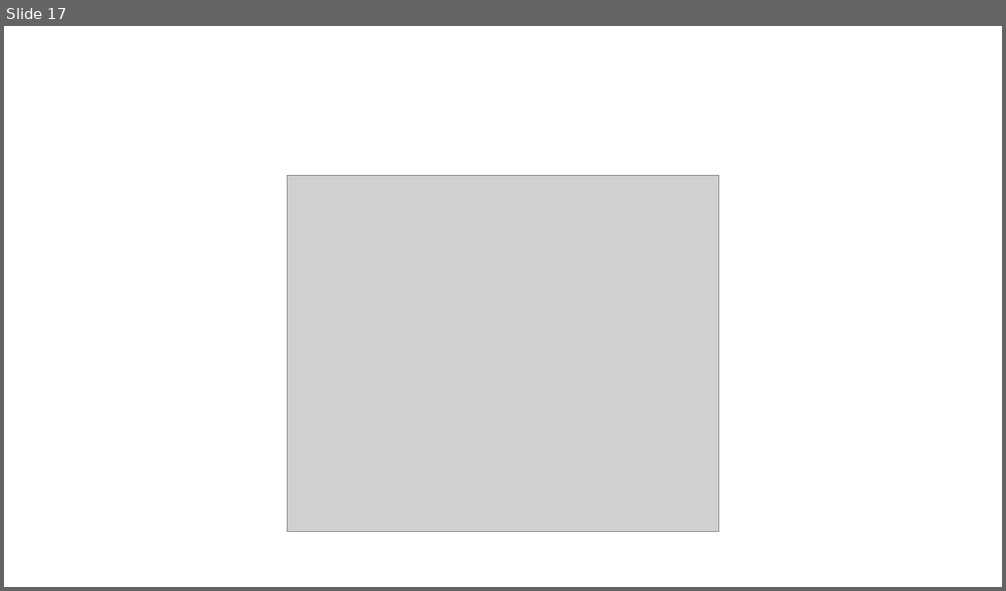
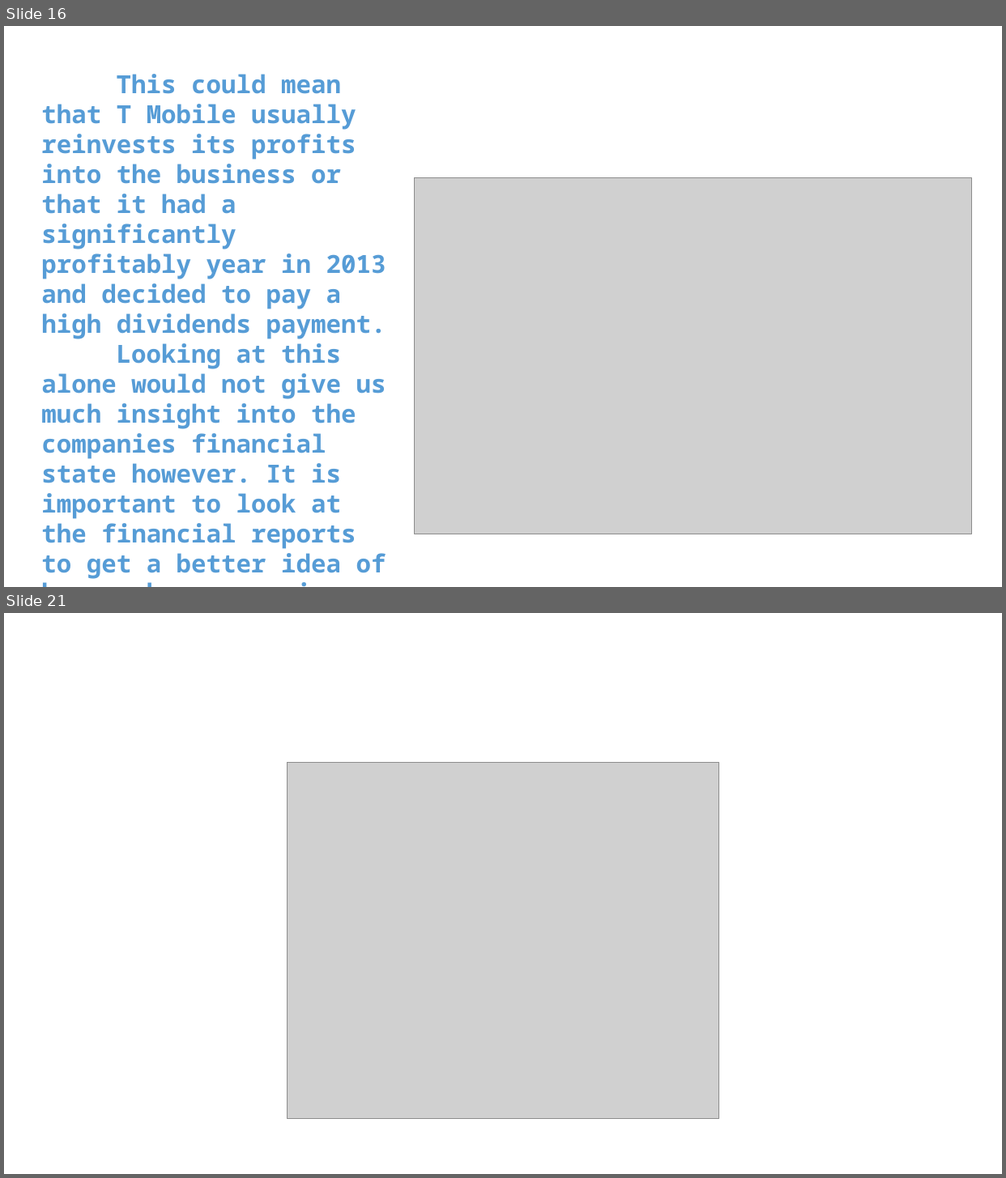
Before and after one commit to mssubaiti/Project1_Group1, a slide deck: presentation.pptx. Shown one above the other, each under a label of ours: slide 17 before the commit, slides 16 and 21 after it; the slides between them are not shown. The pictures are 1006x591 and 1006x1178 pixels, drawn with LibreOffice and Linux fonts; fonts in the diff are those of the drawing; grey boxes stand for pictures. Boxes give left, top, right and bottom in pixels: in the first picture for what was removed or moved away, otherwise in the second. Text is boxed around its words. In the diff, an @@ line names an element or a change of style, - is before the commit and + after.

```diff
--- a/presentation.pptx
+++ b/presentation.pptx
@@ slide 16 added at [4, 26, 1002, 587], background #FFFFFF @@
@@ text added at [41, 74, 386, 579], 24 pt, text #569CD6, bold @@
+This could mean that T Mobile usually reinvests its profits into the business or that it had a significantly profitably year in 2013 and decided to pay a high dividends payment.
+Looking at this alone would not give us much insight into the companies financial state however. It is important to look at the financial reports to get a better idea of how each company is doing.
@@ picture added at [414, 178, 972, 535] @@
@@ what was slide 17 is now slide 21 @@
```
Also in this commit, not shown: 6 slides changed, 12 other slides added, 9 slides removed, 6 other files.
